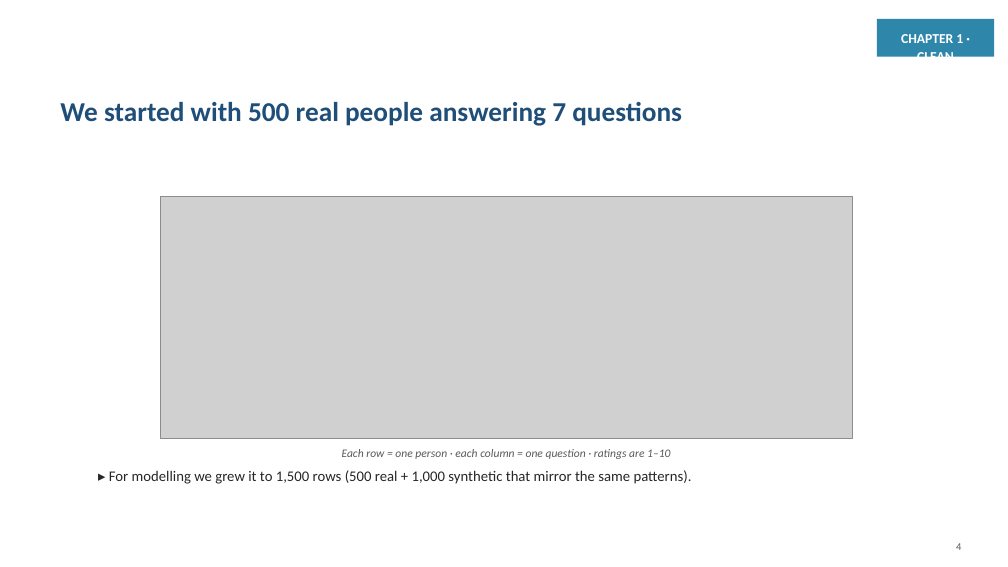
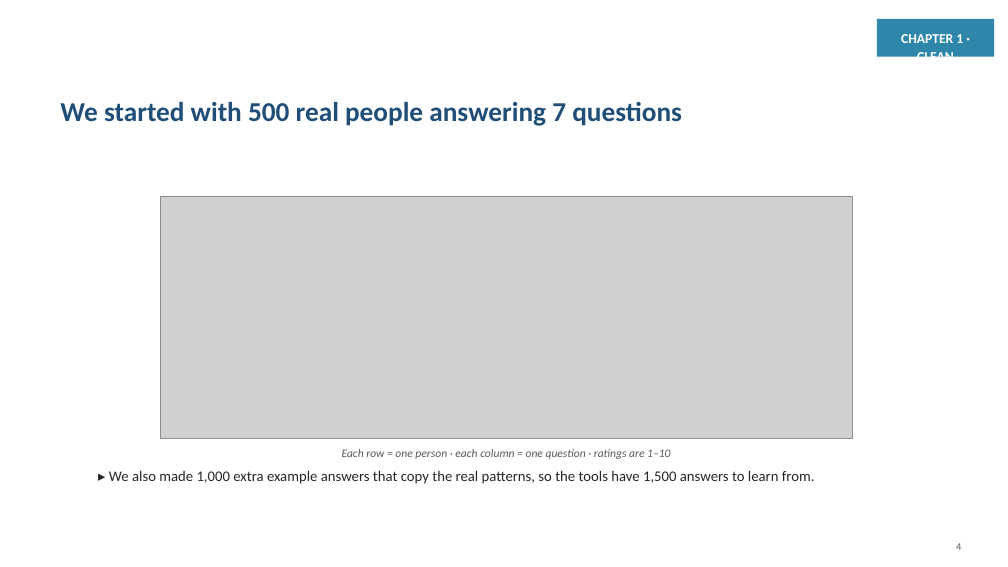
Before and after one commit to jaismine19/social-media-stress-analysis, a slide deck: slide 4 of presentation/Social_Media_Stress_Presentation.pptx. Drawn at 1008x567 pixels with LibreOffice and Linux fonts; fonts in the diff are those of the drawing; grey boxes stand for pictures. Boxes give left, top, right and bottom in pixels: in the first picture for what was removed or moved away, otherwise in the second. Text is boxed around its words. In the diff, an @@ line names an element or a change of style, - is before the commit and + after.

```diff
--- a/presentation/Social_Media_Stress_Presentation.pptx
+++ b/presentation/Social_Media_Stress_Presentation.pptx
@@ text at <box>109,470,815,484</box>: text changed @@
-▸ For modelling we grew it to 1,500 rows (500 real + 1,000 synthetic that mirror the same patterns).
+▸ We also made 1,000 extra example answers that copy the real patterns, so the tools have 1,500 answers to learn from.
```
Also in this commit, not shown: 10 other slides changed.
